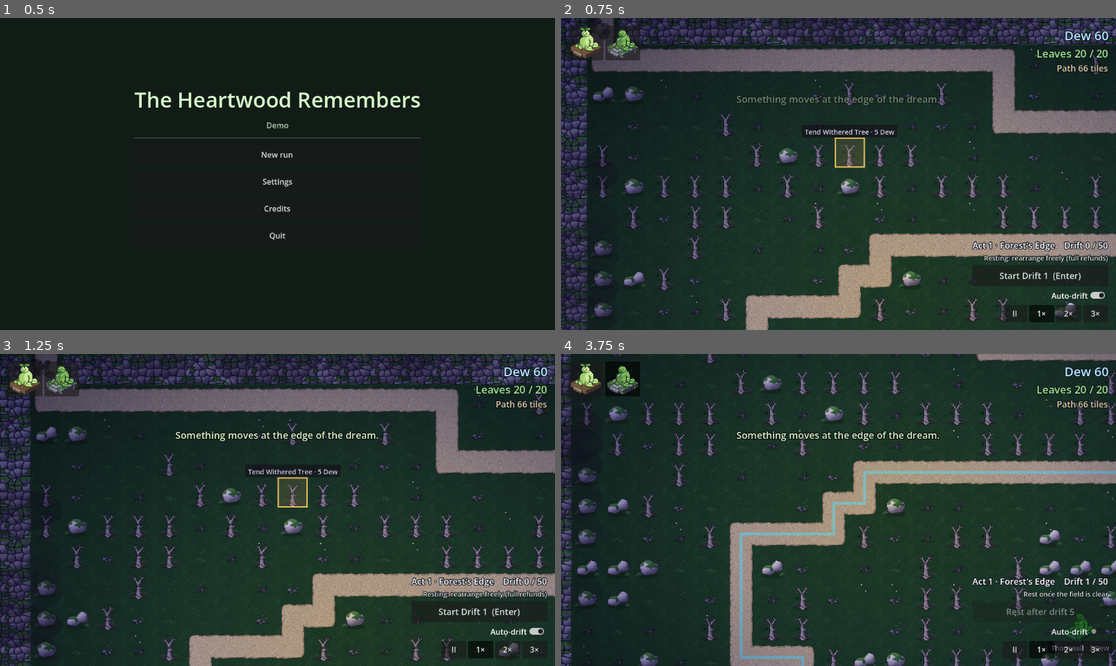
Above: before the commit, frames 1-4 (two rows, left to right).
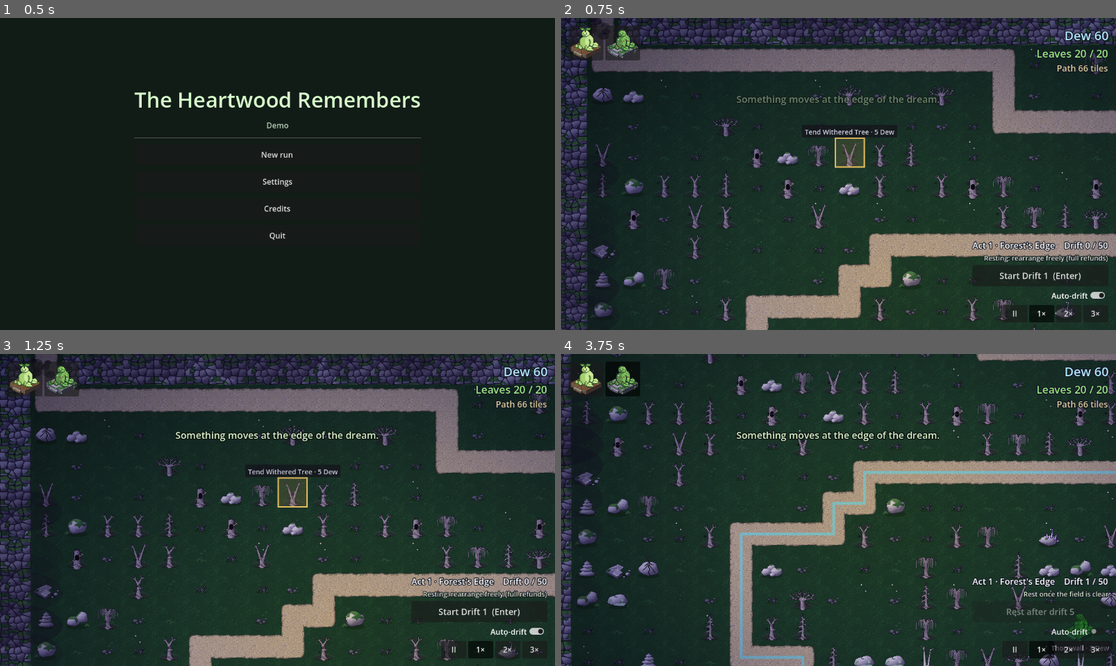
Above: after the commit, the same moments.

Repository: JordanTejadaGitHub/Game
Game: Godot game, scene res://scenes/title.tscn
Two runs of this game, one before a commit and one after it. Both use one fixed random seed, a clock stepped at 60 frames per second and the inputs below.
Inputs (mouse positions are in pixels of both pictures, inside the frame that each line leads up to):
- Up to frame 1 (0.5 s): no input
- Up to frame 2 (0.75 s): click "New run" at 0.5 s
- Up to frame 3 (1.25 s): no input
- Up to frame 4 (3.75 s): click "Start Drift 1 (Enter)" at 1.25 s; click (588, 378) at 2.02 s; click (622, 378) at 2.77 s; click "Auto-drift" at 3.5 s

Frame 1 is identical in both runs. In frame 2, 2.0% of the frame differs, in the area x 5-99%, y 10-100%; in frame 3, 2.0%; in frame 4, 3.8%, in the area x 2-100%, y 0-100%.

Commit message:
Environment art: 6 new dead trees, 7 new rocks, the dream's outer layer
Withered Tree sheet gains a split trunk, hollow snag, weeping willow, dead
pine, birch and thorn tree; the rock sheet gains a standing stone, cairn,
cluster, split boulder, lichen boulder, ruined waystone and dream crystal.
All are in tree.tres / rock.tres. New island-edge and cliff sheets per
act, plus a shared dream/ folder (void sky, stars, islets, rope bridge);
the outer layer is art only, not wired into the map yet.

Co-Authored-By: Claude Opus 5.5 <noreply@anthropic.com>

Diff:
--- a/Project_T/resource/obstacle/rock.tres
+++ b/Project_T/resource/obstacle/rock.tres
@@ -8,5 +8,5 @@
 clear_verb = "Move"
 clear_cost = 8
 source_id = 5
-tiles = Array[Vector2i]([Vector2i(0, 0), Vector2i(1, 0)])
+tiles = Array[Vector2i]([Vector2i(0, 0), Vector2i(1, 0), Vector2i(2, 0), Vector2i(3, 0), Vector2i(4, 0), Vector2i(5, 0), Vector2i(6, 0), Vector2i(7, 0), Vector2i(8, 0)])
 cleared_source_id = 6
--- a/Project_T/resource/obstacle/tree.tres
+++ b/Project_T/resource/obstacle/tree.tres
@@ -8,5 +8,5 @@
 clear_verb = "Tend"
 clear_cost = 5
 source_id = 3
-tiles = Array[Vector2i]([Vector2i(0, 0), Vector2i(0, 1), Vector2i(0, 2)])
+tiles = Array[Vector2i]([Vector2i(0, 0), Vector2i(0, 1), Vector2i(0, 2), Vector2i(0, 3), Vector2i(0, 4), Vector2i(0, 5), Vector2i(0, 6), Vector2i(0, 7), Vector2i(0, 8)])
 cleared_source_id = 4
Binary file added: Project_T/assets/environment/deep_wood/cliff.png
Not shown, added: Project_T/assets/environment/deep_wood/cliff.png.import
Binary file added: Project_T/assets/environment/deep_wood/island_edge.png
Not shown, added: Project_T/assets/environment/deep_wood/island_edge.png.import
Binary file changed: Project_T/assets/environment/deep_wood/mossy_boulder.png
Binary file changed: Project_T/assets/environment/deep_wood/withered_tree.png
Binary file added: Project_T/assets/environment/dream/rope_bridge.png
Not shown, added: Project_T/assets/environment/dream/rope_bridge.png.import
Binary file added: Project_T/assets/environment/dream/void_islets.png
Not shown, added: Project_T/assets/environment/dream/void_islets.png.import
Binary file added: Project_T/assets/environment/dream/void_sky.png
Not shown, added: Project_T/assets/environment/dream/void_sky.png.import
(and 21 more such lines)
